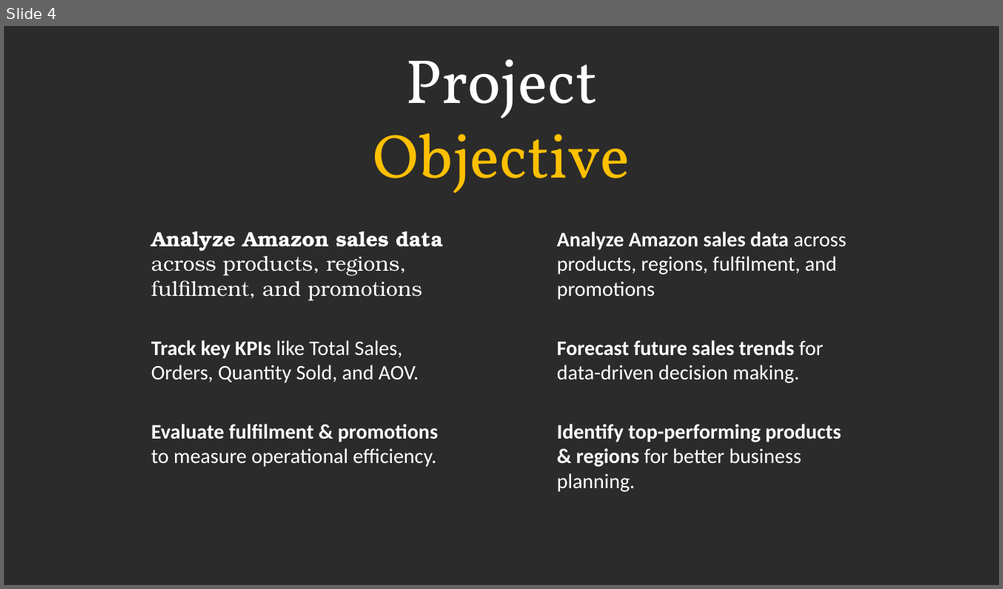
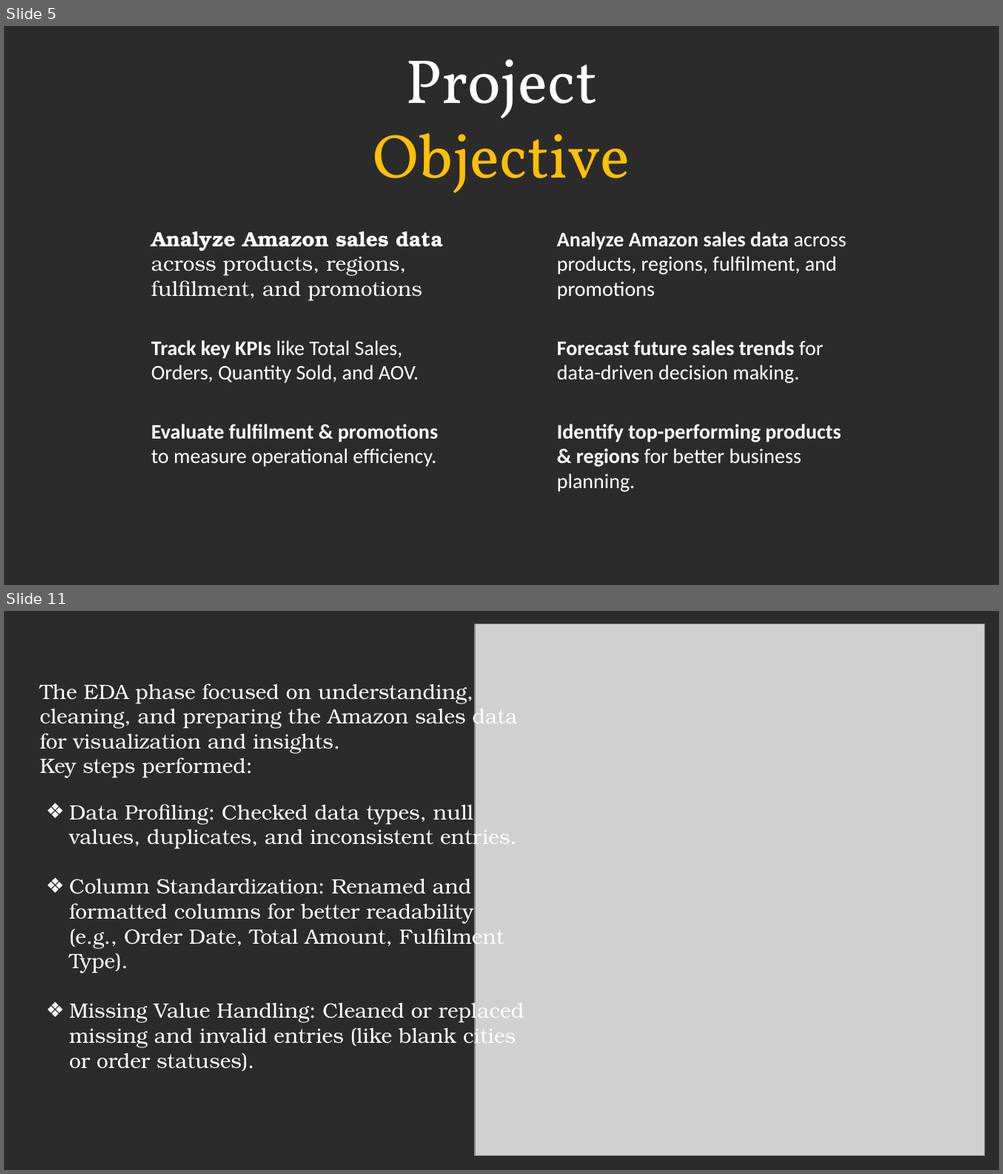
Before and after one commit to prafullwahatule/BI-Amazon-Sale-Report, a slide deck: Report/Amazon Sales Report.pptx. Shown one above the other, each under a label of ours: slide 4 before the commit, slides 5 and 11 after it; the slides between them are not shown. The pictures are 1003x589 and 1003x1174 pixels, drawn with LibreOffice and Linux fonts; fonts in the diff are those of the drawing; grey boxes stand for pictures; background and template pictures are left out; a plain dark background stands for a picture behind light text. Boxes give left, top, right and bottom in pixels: in the first picture for what was removed or moved away, otherwise in the second. Text is boxed around its words. In the diff, an @@ line names an element or a change of style, - is before the commit and + after.

```diff
--- a/Report/Amazon Sales Report.pptx
+++ b/Report/Amazon Sales Report.pptx
@@ slide 11 added at box(4, 611, 999, 1170), background picture (left out) @@
@@ picture added at box(475, 624, 984, 1156) @@
@@ text added at box(40, 684, 518, 778), 20 pt, text #FFFFFF @@
+The EDA phase focused on understanding, cleaning, and preparing the Amazon sales data for visualization and insights.
+Key steps performed:
@@ text added at box(69, 804, 523, 1071), 20 pt, text #FFFFFF @@
+❖ Data Profiling: Checked data types, null values, duplicates, and inconsistent entries.
+❖ Column Standardization: Renamed and formatted columns for better readability (e.g., Order Date, Total Amount, Fulfilment Type).
+❖ Missing Value Handling: Cleaned or replaced missing and invalid entries (like blank cities or order statuses).
@@ what was slide 4 is now slide 5 @@
```
Also in this commit, not shown: 2 slides changed, 6 other slides added, 1 other file.
